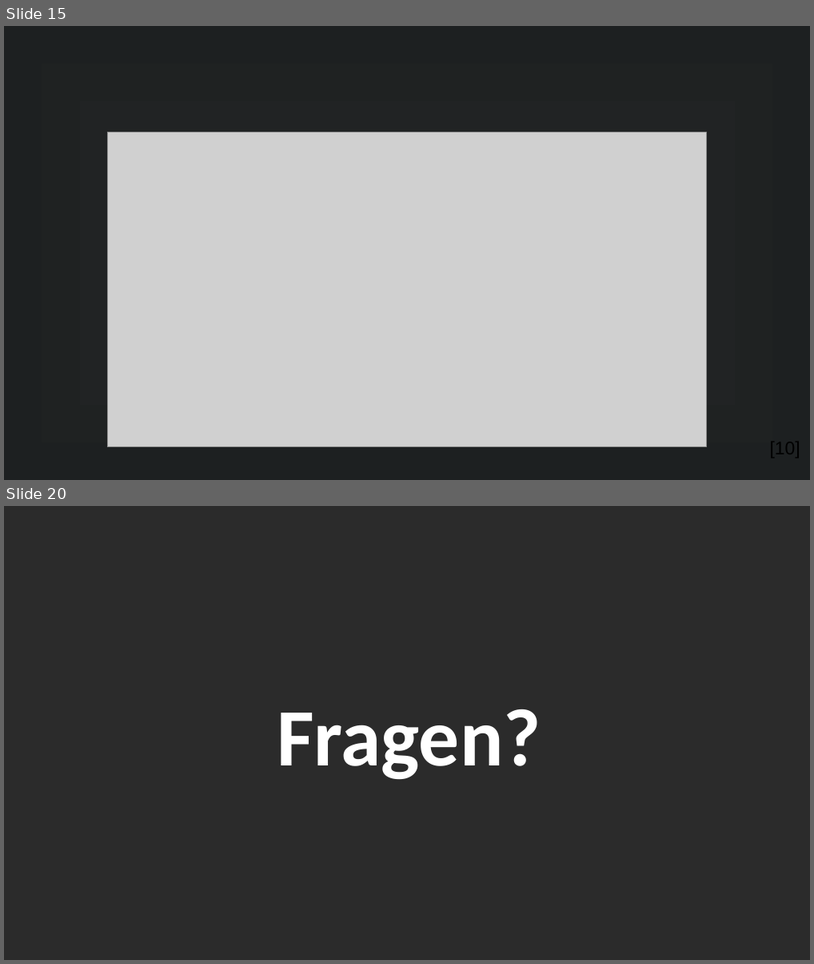
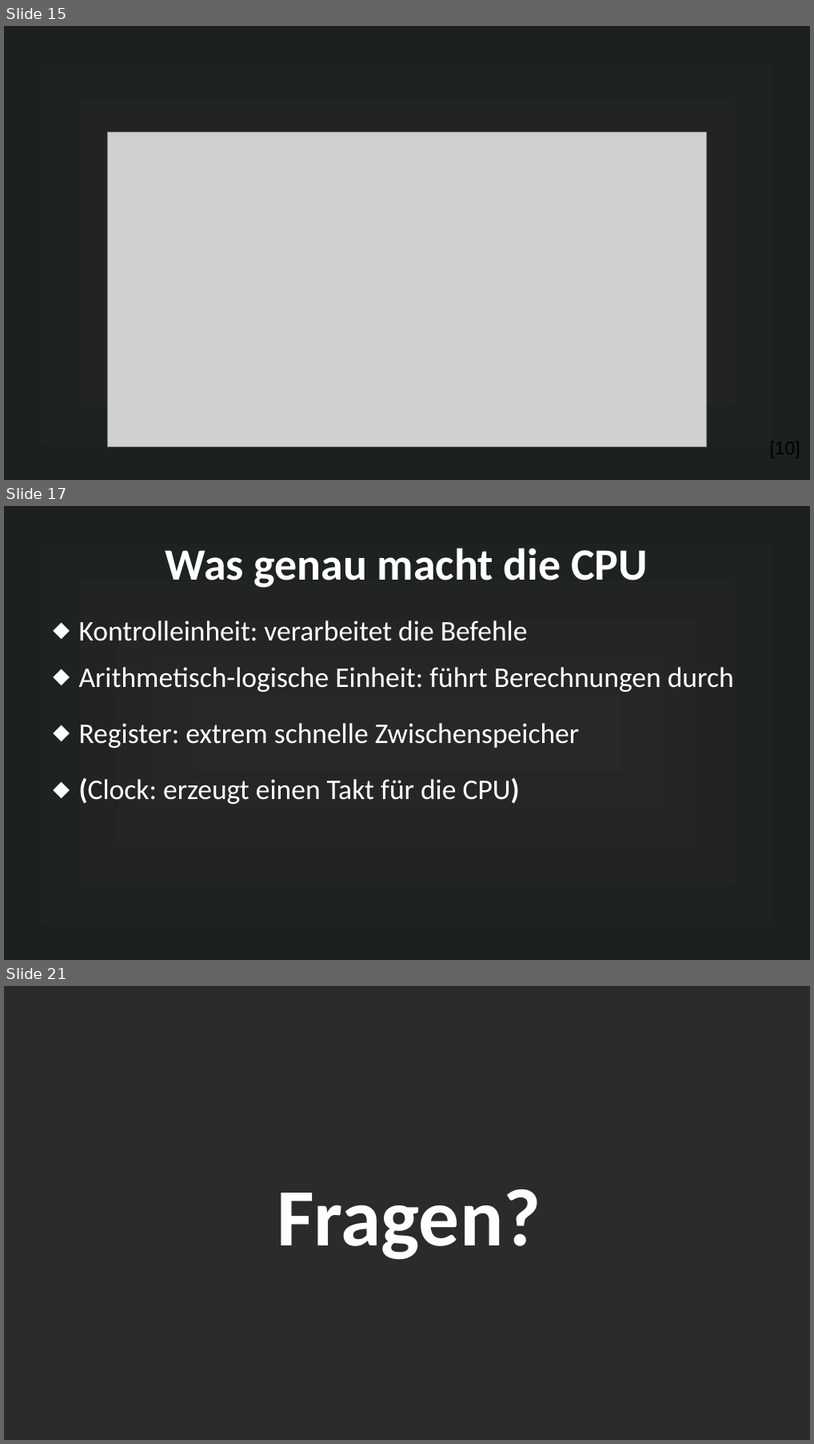
Before and after one commit to MuffinKran24/IMP_GFS, a slide deck: Mikrocontroller_GFS.odp. Shown one above the other, each under a label of ours: slides 15 and 20 before the commit, slides 15, 17 and 21 after it; the slides between them are not shown. The pictures are 814x964 and 814x1444 pixels, drawn with LibreOffice and Linux fonts; fonts in the diff are those of the drawing; grey boxes stand for pictures; background and template pictures are left out; a plain dark background stands for a picture behind light text. Boxes give left, top, right and bottom in pixels: in the first picture for what was removed or moved away, otherwise in the second. Text is boxed around its words. In the diff, an @@ line names an element or a change of style, - is before the commit and + after.

```diff
--- a/Mikrocontroller_GFS.odp
+++ b/Mikrocontroller_GFS.odp
@@ slide 17 added at [4,506,810,960], background gradient #282828 to #1D2021 @@
@@ title added at [166,548,648,588], 44 pt, text #FFFFFF, bold @@
+Was genau macht die CPU
@@ text added at [79,620,734,804], 28 pt, text #FFFFFF @@
+⬥ Kontrolleinheit: verarbeitet die Befehle
+⬥ Arithmetisch-logische Einheit: führt Berechnungen durch
+⬥ Register: extrem schnelle Zwischenspeicher
+⬥ (Clock: erzeugt einen Takt für die CPU)
@@ what was slide 20 is now slide 21 @@
```
Also in this commit, not shown: 7 slides changed, 3 other slides added, 3 slides removed, 47 other files.
